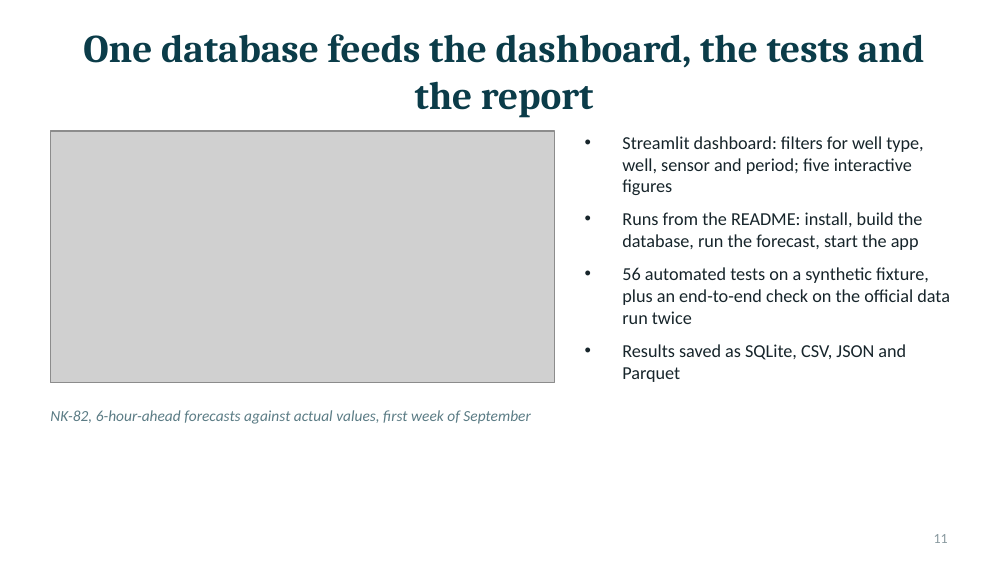
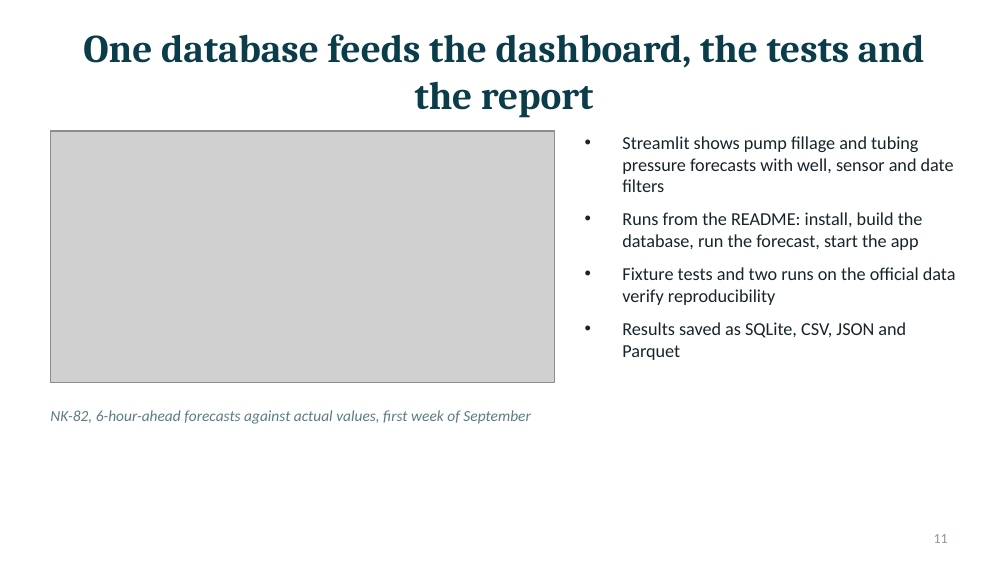
Before and after one commit to R0onen/Short-Term-Forecasting-of-Well-Parameters, a slide deck: slide 11 of presentation/well-forecast-defense.pptx. Drawn at 1008x567 pixels with LibreOffice and Linux fonts; fonts in the diff are those of the drawing; grey boxes stand for pictures. Boxes give left, top, right and bottom in pixels: in the first picture for what was removed or moved away, otherwise in the second. Text is boxed around its words. In the diff, an @@ line names an element or a change of style, - is before the commit and + after.

Commit message:
fix: complete forecast, dashboard, and reporting workflows

```diff
--- a/presentation/well-forecast-defense.pptx
+++ b/presentation/well-forecast-defense.pptx
@@ text at <box>622,136,954,192</box>: text changed @@
-• Streamlit dashboard: filters for well type, well, sensor and period; five interactive figures
+• Streamlit shows pump fillage and tubing pressure forecasts with well, sensor and date filters
@@ text at <box>622,267,956,305</box>: text changed @@
-• 56 automated tests on a synthetic fixture, plus an end-to-end check on the official data run twice
+• Fixture tests and two runs on the official data verify reproducibility
```
Also in this commit, not shown: 6 other slides changed, 12 other files.
